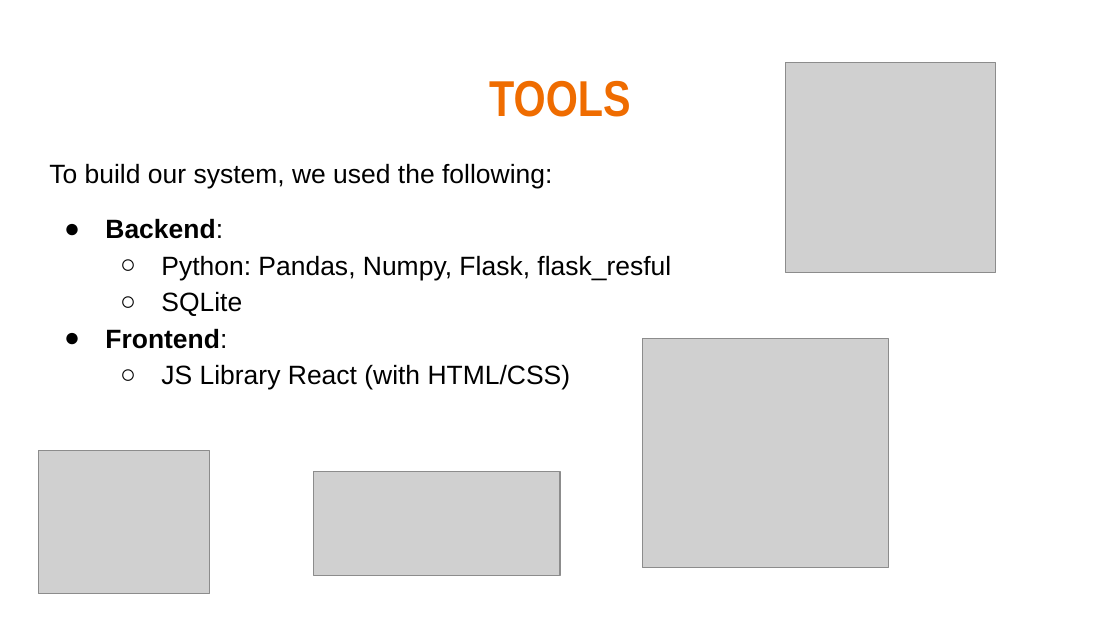
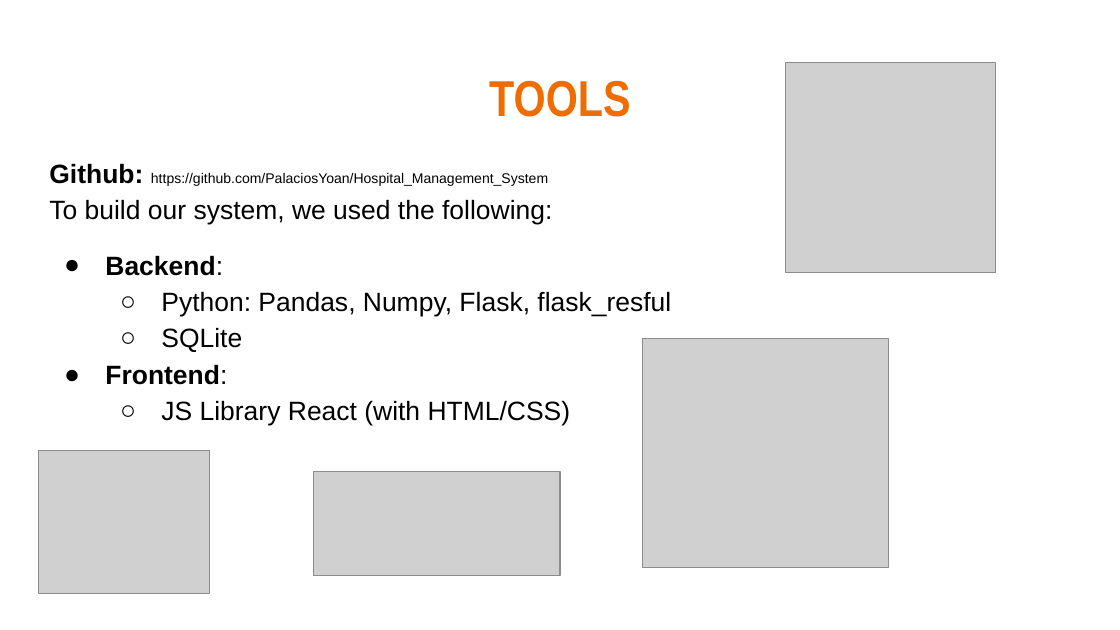
Before and after one commit to PalaciosYoan/Hospital_Management_System, a slide deck: slide 6 of Phase_1/Phase1.pptx. Drawn at 1120x630 pixels with LibreOffice and Linux fonts; fonts in the diff are those of the drawing; grey boxes stand for pictures. Boxes give left, top, right and bottom in pixels: in the first picture for what was removed or moved away, otherwise in the second. Text is boxed around its words. In the diff, an @@ line names an element or a change of style, - is before the commit and + after.

```diff
--- a/Phase_1/Phase1.pptx
+++ b/Phase_1/Phase1.pptx
@@ text at (49, 163, 548, 186): paragraph added @@
+Github: https://github.com/PalaciosYoan/Hospital_Management_System
```
Also in this commit, not shown: 1 other file.
